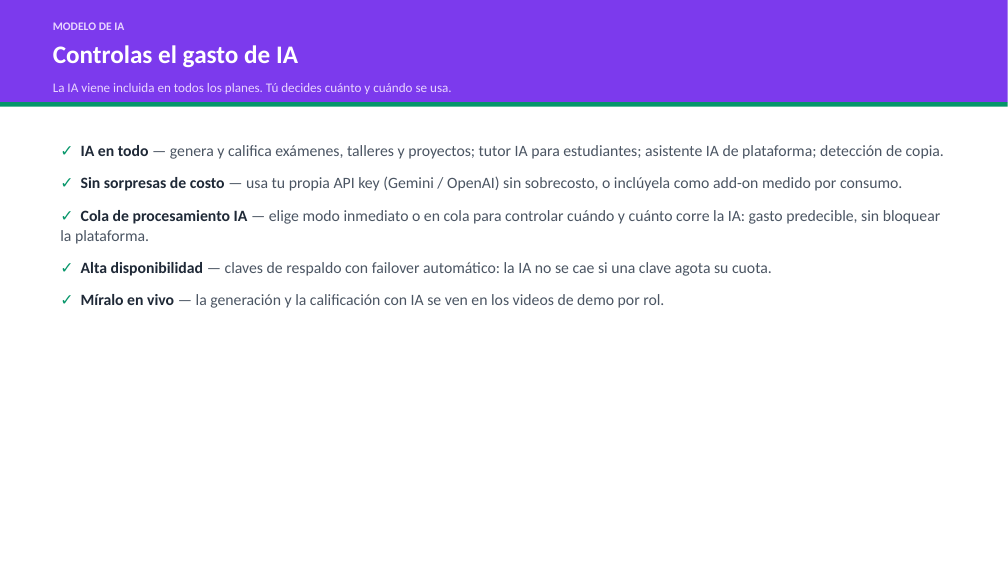
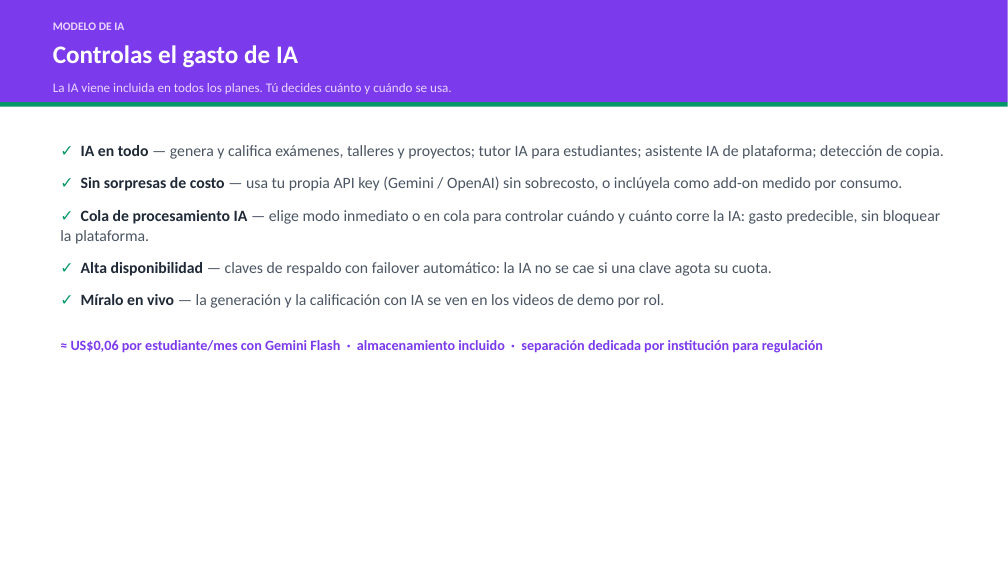
Before and after one commit to AndresDFX/examlab, a slide deck: slide 6 of docs/demos/presentacion/ExamLab-Presentacion-Comercial.pptx. Drawn at 1008x567 pixels with LibreOffice and Linux fonts; fonts in the diff are those of the drawing. Boxes give left, top, right and bottom in pixels: in the first picture for what was removed or moved away, otherwise in the second. Text is boxed around its words. In the diff, an @@ line names an element or a change of style, - is before the commit and + after.

```diff
--- a/docs/demos/presentacion/ExamLab-Presentacion-Comercial.pptx
+++ b/docs/demos/presentacion/ExamLab-Presentacion-Comercial.pptx
@@ text at <box>71,340,823,353</box>: paragraph added @@
+≈ US$0,06 por estudiante/mes con Gemini Flash · almacenamiento incluido · separación dedicada por institución para regulación
```
Also in this commit, not shown: 6 other files.
